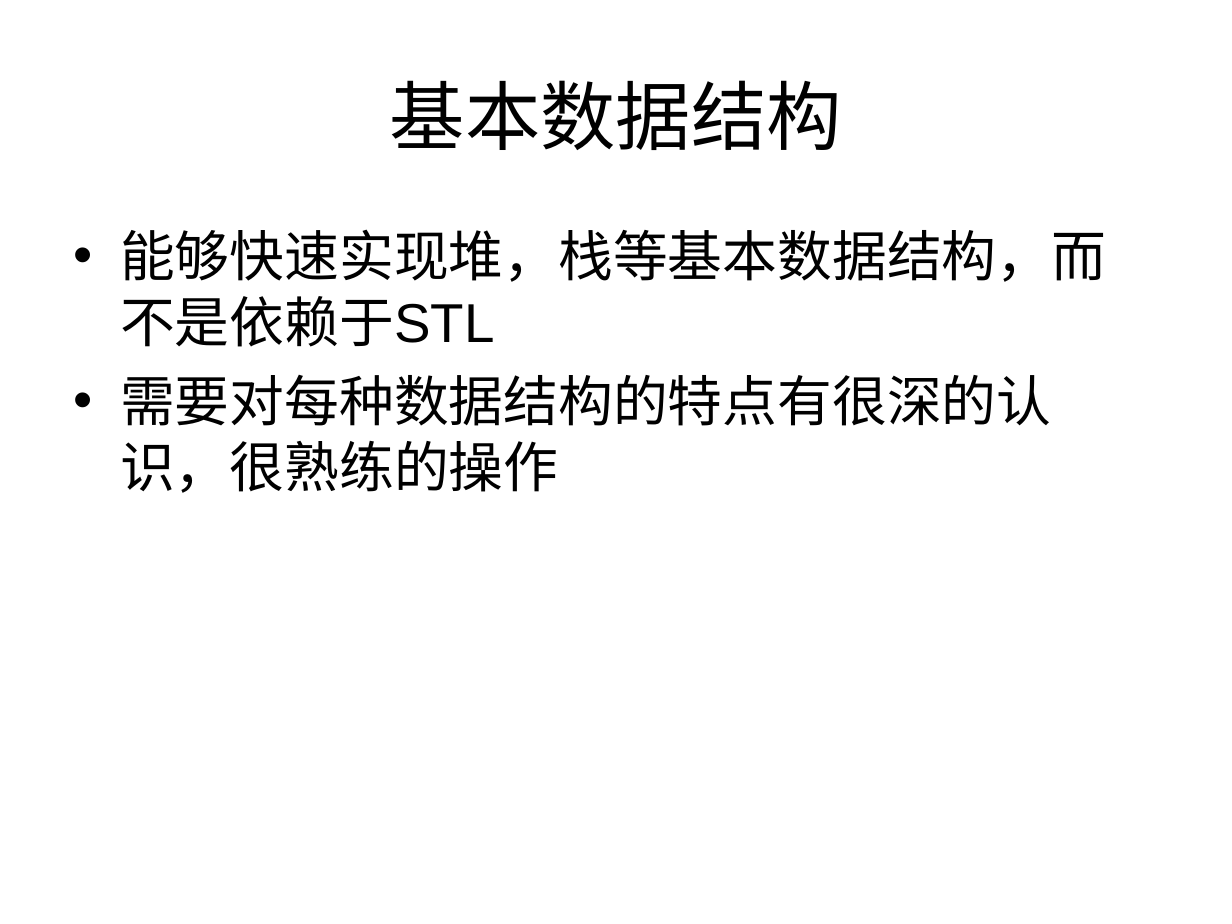
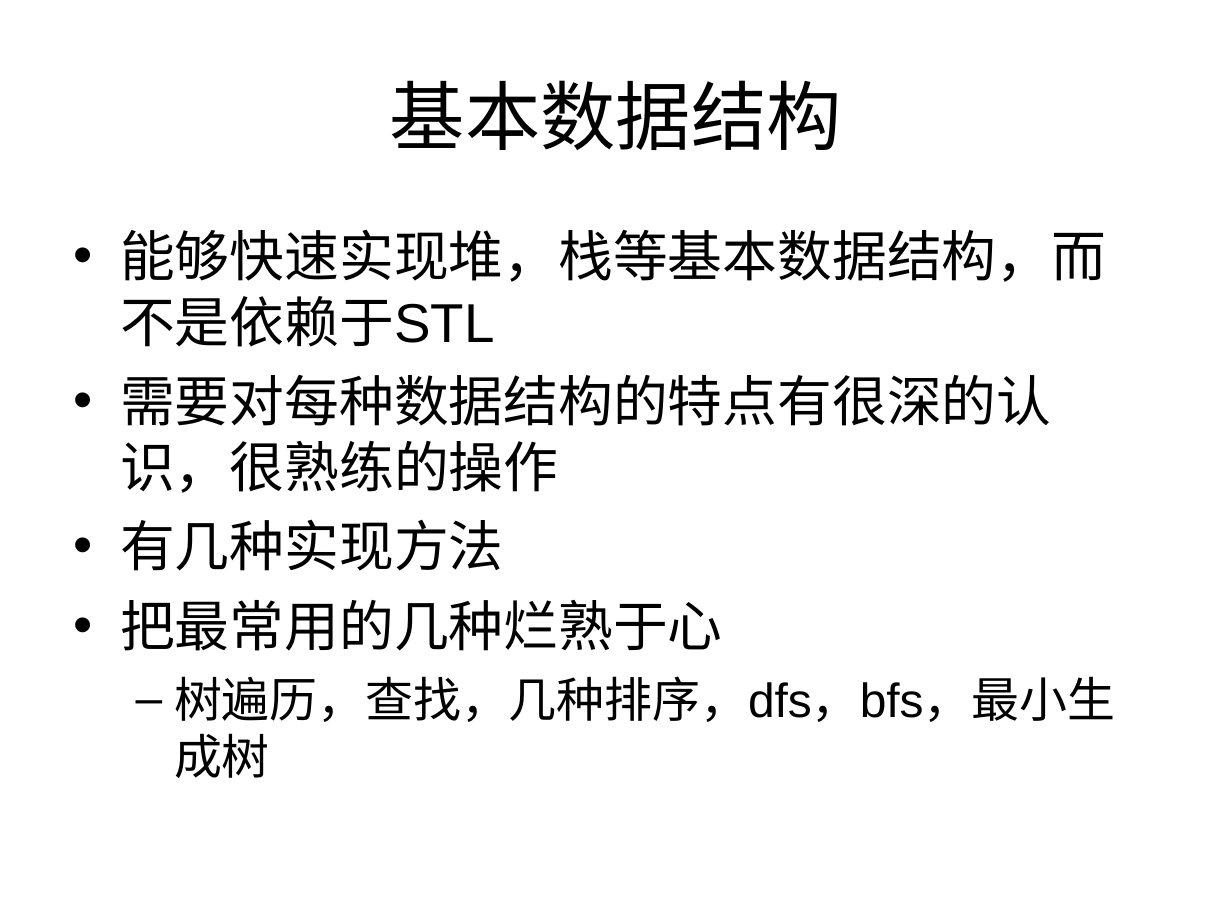
Before and after one commit to houjingbiao/leetcode, a slide deck: slide 10 of solutions/00conclusion.ppt (slide 19 before the commit). Drawn at 1232x924 pixels with LibreOffice and Linux fonts; fonts in the diff are those of the drawing. Boxes give left, top, right and bottom in pixels: in the first picture for what was removed or moved away, otherwise in the second. Text is boxed around its words. In the diff, an @@ line names an element or a change of style, - is before the commit and + after.

```diff
--- a/solutions/00conclusion.ppt
+++ b/solutions/00conclusion.ppt
@@ text at (120, 519, 1115, 778): paragraphs added @@
+• 有几种实现方法
+• 把最常用的几种烂熟于心
+  – 树遍历，查找，几种排序，dfs，bfs，最小生成树
```
Also in this commit, not shown: 3 other slides changed, 2 slides added, 4 slides removed.
